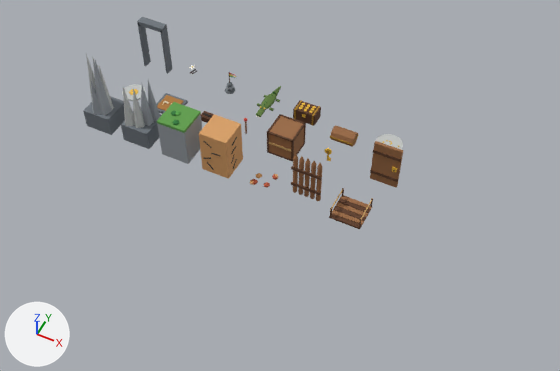
The glTF model apps/client/public/models/miaraka.glb, before and after one commit.
Rendered twice from a camera (50 mm lens) standing at (13.9, -44.66, 18.33) and looking at (6.88, -30.61, 0.76). Every picture has the same lights, and +X, +Y and +Z are marked at lower left. The older version comes first.

In view in the first picture: 'bridge', 'cairn', 'chest_base', 'chest_lid', 'cracked', 'crate', 'croc', 'door', 'door_frame', 'gate', 'heavy_plate', 'key', 'ledge', 'lever_arm', 'lever_base', 'pad', 'plate', 'pod', 'rubble', 'wall_a', 'wall_b'.
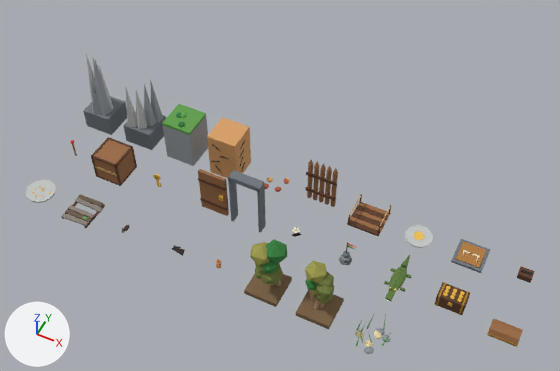
What changed in the scene script:
```text
Change ob_wall_b:
    ob_wall_b.location: (1.5, -30.0, 0.0) -> (1.6, -30.0, 0.0)
Change ob_ledge:
    ob_ledge.location: (3.0, -30.0, 0.0) -> (3.2, -30.0, 0.0)
Change ob_cracked:
    ob_cracked.location: (4.5, -30.0, 0.0) -> (4.8, -30.0, 0.0)
Change ob_rubble:
    ob_rubble.location: (6.0, -30.0, 0.0) -> (6.4, -30.0, 0.0)
Change ob_gate:
    ob_gate.location: (7.5, -30.0, 0.0) -> (8.0, -30.0, 0.0)
Change ob_bridge:
    ob_bridge.location: (9.0, -30.0, 0.0) -> (9.6, -30.0, 0.0)
Change ob_plate:
    ob_plate.location: (0.0, -28.4, 0.0) -> (11.2, -30.0, 0.0)
Change ob_heavy_plate:
    ob_heavy_plate.location: (1.5, -28.4, 0.0) -> (12.8, -30.0, 0.0)
Change ob_lever_base:
    ob_lever_base.location: (3.0, -28.4, 0.0) -> (14.4, -30.0, 0.0)
Change ob_lever_arm:
    ob_lever_arm.location: (4.5, -28.4, 0.0) -> (0.0, -31.8, 0.0)
Change ob_crate:
    ob_crate.location: (6.0, -28.4, 0.0) -> (1.6, -31.8, 0.0)
Change ob_key:
    ob_key.location: (7.5, -28.4, 0.0) -> (3.2, -31.8, 0.0)
Change ob_door:
    ob_door.location: (9.0, -28.4, 0.0) -> (4.8, -31.8, 0.0)
Change ob_door_frame:
    ob_door_frame.location: (0.0, -26.8, 0.0) -> (6.4, -31.8, 0.0)
Change ob_pod:
    ob_pod.location: (1.5, -26.8, 0.0) -> (8.0, -31.8, 0.0)
Change ob_cairn:
    ob_cairn.location: (3.0, -26.8, 0.0) -> (9.6, -31.8, 0.0)
Change ob_croc:
    ob_croc.location: (4.5, -26.8, 0.0) -> (11.2, -31.8, 0.0)
Change ob_chest_base:
    ob_chest_base.location: (6.0, -26.8, 0.0) -> (12.8, -31.8, 0.0)
Change ob_chest_lid:
    ob_chest_lid.location: (7.5, -26.8, 0.0) -> (14.4, -31.8, 0.0)
Change ob_pad:
    ob_pad.location: (9.0, -26.8, 0.0) -> (0.0, -33.6, 0.0)
Add ob_reeds:
    ob_reeds = bpy.data.objects.new('reeds', me_reeds)  # 112 vertices, 168 faces; spans x -0.513..0.495, y -0.486..0.456, z -0.5..0.432; in mat_sand (beige #ecd9a6), mat_rock (grey #8f969c), mat_moss (green #5f9e4a), mat_leaf (green #5aa64a)
    ob_reeds.location = (11.2, -33.6, 0.0)
Add ob_bush_b:
    ob_bush_b = bpy.data.objects.new('bush_b', me_bush_b)  # 128 vertices, 212 faces; spans x -0.5..0.5, y -0.5..0.5, z -0.01..1.89; in mat_earth (brown #7a6142), mat_bark (brown #ad8a6d), mat_olive (dark green #6f7a3a), mat_dryleaf (yellow #9c9a4a), mat_leafdark (green #2f7d3b)
    ob_bush_b.location = (9.6, -33.6, 0.0)
Add ob_bush_a:
    ob_bush_a = bpy.data.objects.new('bush_a', me_bush_a)  # 128 vertices, 212 faces; spans x -0.5..0.51, y -0.5..0.5, z -0.01..1.96; in mat_earth (brown #7a6142), mat_bark (brown #ad8a6d), mat_olive (dark green #6f7a3a), mat_dryleaf (yellow #9c9a4a), mat_leafdark (green #2f7d3b)
    ob_bush_a.location = (8.0, -33.6, 0.0)
Add ob_bat_wing:
    ob_bat_wing = bpy.data.objects.new('bat_wing', me_bat_wing)  # 24 vertices, 40 faces; spans x 0.038..0.461, y -0.146..0.11, z -0.008..0.024; in mat_batwing (black #2b2420), mat_batfur (brown #4a3a30)
    ob_bat_wing.location = (4.8, -33.6, 0.0)
Add ob_planks:
    ob_planks = bpy.data.objects.new('planks', me_planks)  # 68 vertices, 104 faces; spans x -0.475..0.508, y -0.516..0.501, z -0.12..0.02; in mat_barkgrey (grey #8b8178), mat_rotten (brown #6b5a48), mat_wooddark (brown #5e3b24), mat_moss (green #5f9e4a)
    ob_planks.location = (1.6, -33.6, 0.0)
```

Where the change shows, as pixel boxes (x1, y1, x2, y2) in the pictures (560 x 371 px):
'crate', moved
    before: (267, 114, 306, 162)
    after: (91, 137, 137, 186)
'cracked', moved
    before: (199, 114, 243, 179)
    after: (207, 117, 251, 178)
'ledge', moved
    before: (157, 102, 202, 164)
    after: (162, 104, 208, 166)
'door', moved
    before: (370, 141, 403, 188)
    after: (198, 169, 229, 216)
'bush_a', added
    after: (244, 239, 292, 307)
'wall_b', moved
    before: (121, 81, 161, 149)
    after: (123, 79, 166, 150)
'bush_b', added
    after: (296, 261, 344, 329)
'door_frame', moved
    before: (137, 17, 172, 74)
    after: (228, 170, 266, 232)
'gate', moved
    before: (291, 154, 323, 201)
    after: (305, 160, 338, 207)
'bridge', moved
    before: (329, 188, 373, 229)
    after: (347, 194, 391, 236)
'chest_base', moved
    before: (293, 100, 321, 126)
    after: (435, 282, 470, 315)
'heavy_plate', moved
    before: (156, 93, 188, 114)
    after: (451, 239, 490, 273)
'chest_lid', moved
    before: (330, 125, 358, 147)
    after: (487, 319, 523, 347)
'pad', moved
    before: (375, 134, 403, 149)
    after: (25, 179, 56, 203)
'croc', moved
    before: (256, 86, 281, 118)
    after: (384, 255, 412, 302)
'plate', moved
    before: (122, 84, 146, 101)
    after: (405, 225, 433, 248)
'planks', added
    after: (61, 194, 105, 228)
'reeds', added
    after: (355, 313, 392, 354)
'cairn', moved
    before: (225, 72, 236, 94)
    after: (339, 242, 357, 265)
'lever_base', moved
    before: (201, 111, 214, 123)
    after: (517, 266, 535, 283)
'rubble', moved
    before: (250, 173, 278, 188)
    after: (264, 177, 290, 192)
'key', moved
    before: (325, 148, 332, 161)
    after: (153, 174, 161, 187)
'pod', moved
    before: (189, 65, 197, 74)
    after: (292, 227, 302, 237)
'lever_arm', moved
    before: (244, 118, 247, 134)
    after: (70, 140, 77, 156)
'bat_wing', added
    after: (172, 245, 185, 256)
